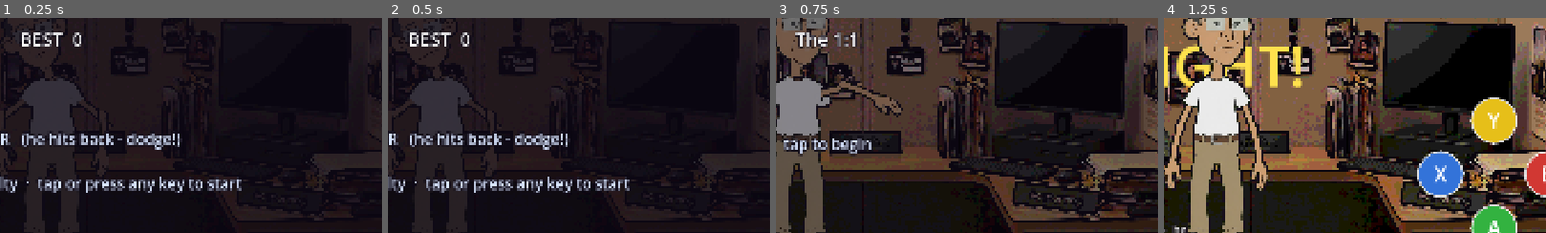
Above: before the commit, frames 1-4 (left to right).
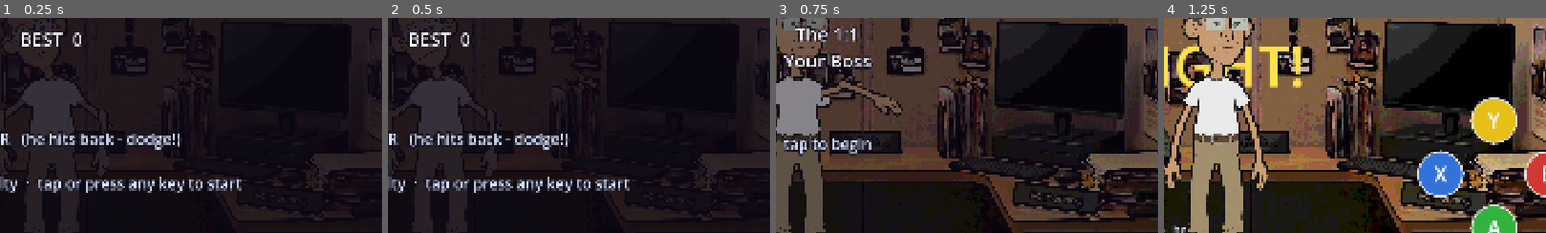
Above: after the commit, the same moments.

Repository: StaraxcreamTM/punch-my-boss-jun-14-2026
Game: Godot game, scene res://scenes/main.tscn
Two runs of this game, one before a commit and one after it. Both use one fixed random seed, a clock stepped at 60 frames per second and the inputs below.
Inputs (mouse positions are % of the whole screen's width and height, from its top left):
- Up to frame 1 (0.25 s): no input
- Up to frame 2 (0.5 s): no input
- Up to frame 3 (0.75 s): tap Enter at 0.5 s; move the mouse to (72, 45) at 0.52 s; hold Right from 0.53 s (still down); tap B at 0.6 s; click (72, 45) at 0.67 s
- Up to frame 4 (1.25 s): keep holding Right; tap Space at 0.77 s
The pictures show only the part of the screen within x 43-93%, y 39-89%; the shares and areas given below are measured in that part.

Frames 1-2 are identical in both runs. In frame 3, 1.7% of the frame differs, in the area x 2-25%, y 3-24%; in frame 4, nothing differs.

Commit message:
v0.30: haptics, opponent roster, lifetime stats, build-size fix
Sellability quick wins from MAKE-IT-SELLABLE.md, chosen for value-per-hour.

Haptics - the doc calls this the biggest feel gap on mobile, since on a phone
the buzz is half of what sells a punch. Light on chip damage, stronger on
crits, strongest when the player takes one. No-op off mobile, and toggleable.

Opponent roster - a boss is now a name + look + timing profile, so seven
distinct opponents are content rather than engineering. This is the cutout rig
and look-layer architecture paying off. Levels without a roster entry use YOUR
boss: the player's own look is tracked separately from the on-screen opponent
so a roster fight never overwrites their customisation.

Lifetime stats - punches, damage, K.O.s, times fired, best combo, surfaced on
the title screen. Fixed a bug found while verifying: stat_punches was only
incremented on the click path, so button and keyboard punches went uncounted
entirely and the title would read "0 punches thrown" for button players.

Build size - .gdignore in assets/boss2/raw/ keeps 2.7MB of source art in git
but out of both import and export.

Also corrects the v0.25 changelog claim that the music leak was fixed. Measured
across repeated runs: --quit-after leaks every time, explicit release before
quit is clean every time. _exit_tree/NOTIFICATION_EXIT_TREE don't run early
enough on the engine's --quit-after path. A real window close does fire
WM_CLOSE_REQUEST before teardown so shipped builds are fine, but the earlier
"clean exit now" claim was based on a --shots run and was wrong in general.

Co-Authored-By: Claude Opus 4.8 (1M context) <noreply@anthropic.com>

Diff:
--- a/game/scripts/main.gd
+++ b/game/scripts/main.gd
@@ -109,6 +109,13 @@
 # --- arcade scoring --------------------------------------------------------
 var score: int = 0
 var best_score: int = 0
+# Lifetime stats. Cheap to keep and they feed the stress-relief fantasy
+# directly - "you have thrown 4,812 punches at this man" is the payoff.
+var stat_punches: int = 0
+var stat_damage: int = 0
+var stat_kos: int = 0
+var stat_fired: int = 0
+var stat_best_combo: int = 0
 var _score_shown: float = 0.0     # eased toward `score` so the readout rolls up
 # Gate on how fast punches can be thrown. Without it, mashing (or an
 # autoclicker) farmed unlimited combo and made the guard/tell/dodge loop
@@ -140,6 +147,16 @@
 var _music_player: AudioStreamPlayer
 var _music_btn: Button
 var music_on: bool = true
+# Haptics. MAKE-IT-SELLABLE calls this the single biggest feel gap on mobile:
+# on a phone the buzz is half of what sells a punch. No-op on desktop, so it
+# costs nothing to leave on.
+var haptics_on: bool = true
+
+func _buzz(ms: int) -> void:
+	if not haptics_on:
+		return
+	if OS.get_name() in ["Android", "iOS"]:
+		Input.vibrate_handheld(ms)
 
 # --- juice / game-feel ---
 var _shake_time: float = 0.0
@@ -233,6 +250,38 @@
 	3: [0, 1, 2, 4, 6],
 	4: [1, 2, 3, 4, 5, 6],
 }
+
+# Opponent roster. A boss is a name + a look + a timing profile - the cutout
+# rig and the look layers mean this is content, not engineering. Levels without
+# a "look" use YOUR boss, i.e. whatever the player customised, so the
+# customisation stays meaningful instead of being overwritten.
+const ROSTER := {
+	2: {"who": "Deborah, Regional", "skin": 1, "hair": 2, "moustache": 0},
+	3: {"who": "Alan from Finance", "skin": 3, "hair": 1, "moustache": 1},
+	5: {"who": "The Facilitator", "skin": 2, "hair": 3, "moustache": 2},
+	6: {"who": "Priya, Head of Pods", "skin": 4, "hair": 2, "moustache": 0},
+	7: {"who": "Gareth, Offsite Lead", "skin": 1, "hair": 1, "moustache": 2},
+	8: {"who": "The Fleet Manager", "skin": 5, "hair": 3, "moustache": 1},
+	9: {"who": "Chief Vision Officer", "skin": 2, "hair": 2, "moustache": 2},
+}
+
+# Swap in this level's opponent. Levels absent from ROSTER restore the player's
+# own saved look - those are the fights against YOUR boss.
+func _apply_opponent() -> void:
+	var r: Dictionary = ROSTER.get(level, {})
+	if r.is_empty():
+		look_skin = _own_skin
+		look_hair = _own_hair
+		look_moustache = _own_moustache
+	else:
+		look_skin = int(r.get("skin", 0))
+		look_hair = int(r.get("hair", 0))
+		look_moustache = int(r.get("moustache", 0))
+	_apply_look_no_save()
+
+func opponent_name() -> String:
+	var r: Dictionary = ROSTER.get(level, {})
+	return String(r.get("who", "Your Boss"))
 
 func _attack_set() -> Array:
 	return LEVEL_ATTACKS.get(level, [0, 1, 2])
@@ -648,6 +697,7 @@
 		_throw_whiff(pos, side_left)
 		return
 	punches += 1
+	stat_punches += 1
 	_throw_fist(pos, side_left, head_rect.has_point(pos))
 
 func _throw_whiff(pos: Vector2, side_left: bool) -> void:
@@ -691,6 +741,7 @@
 		return
 	_punch_cd = PUNCH_COOLDOWN
 	punches += 1
+	stat_punches += 1
 	# Aim at the head or the torso cutout, biased to the struck side.
 	var r := _part_global_rect(head if is_head else torso_spr)
 	var fx := 0.30 if side_left else 0.70
@@ -807,6 +858,7 @@
 	_spawn_text(text_pos, POW_WORDS[randi() % POW_WORDS.size()], 84, Color(1, 0.86, 0.16))
 	_spawn_stars(impact, 5)
 	_hitstop(0.05)
+	_buzz(18)
 	_apply_damage(impact, float(randi_range(3, 6)), false)
 
 func _crit(impact: Vector2, text_pos: Vector2) -> void:
@@ -824,6 +876,7 @@
 	_spawn_stars(impact, 14)
 	_spawn_sweat(impact)
 	_hitstop(0.11)
+	_buzz(45)
 	_apply_damage(impact, float(randi_range(9, 14)), true)
 	# The opening is spent — the boss recovers to guard.
 	if _state == BossState.VULNERABLE:
@@ -846,6 +899,8 @@
 	var combo_mul := 1.0 + minf(float(combo) * 0.14, 3.0)
 	var dmg := maxf(1.0, roundf(base * combo_mul * (1.35 if frenzy > 0.0 else 1.0)))
 	_set_hp(hp - dmg)
+	stat_damage += int(dmg)
+	stat_best_combo = maxi(stat_best_combo, combo)
 	_spawn_text(impact + Vector2(randf_range(-20.0, 20.0), -50.0), str(int(dmg)),
 		64 if crit else 44, Color(1, 0.32, 0.21) if crit else Color(1, 1, 1))
 	# Score: damage scaled by the multiplier, bonus for criticals and frenzy.
@@ -1014,6 +1069,7 @@
 		_hit_player()
 
 func _hit_player() -> void:
+	_buzz(80)
 	player_hp = maxf(0.0, player_hp - _level_cfg().get("dmg", 10.0))
 	_flash_screen(0.42)
 	_shake(30.0, 0.4)
@@ -1054,6 +1110,7 @@
 	if _koing:
 		return
 	_koing = true
+	stat_fired += 1
 	best_score = maxi(best_score, score)
 	_save_prefs()
 	_say(_line("down", Dia.PLAYER_DOWN))
@@ -1166,6 +1223,8 @@
 	# Hand the body transform back to the rig now the cutscene is done.
 	if rig_anim != null:
 		rig_anim.own_body = true
+	stat_kos += 1
+	_save_prefs()
 	_koing = false
 	if _shot_mode:
 		# Keep the filmstrip demo fighting instead of parking on a screen.
@@ -1690,21 +1749,36 @@
 	if cfg.load(SAVE_PATH) != OK:
 		return
 	best_score = int(cfg.get_value("score", "best", 0))
+	stat_punches = int(cfg.get_value("stats", "punches", 0))
+	stat_damage = int(cfg.get_value("stats", "damage", 0))
+	stat_kos = int(cfg.get_value("stats", "kos", 0))
+	stat_fired = int(cfg.get_value("stats", "fired", 0))
+	stat_best_combo = int(cfg.get_value("stats", "best_combo", 0))
+	haptics_on = bool(cfg.get_value("settings", "haptics", true))
 	music_on = bool(cfg.get_value("settings", "music", true))
 	difficulty = int(cfg.get_value("settings", "difficulty", Difficulty.BRAWLER))
 	look_skin = int(cfg.get_value("look", "skin", 0))
 	look_hair = int(cfg.get_value("look", "hair", 0))
 	look_moustache = int(cfg.get_value("look", "moustache", 0))
+	_own_skin = look_skin
+	_own_hair = look_hair
+	_own_moustache = look_moustache
 	portrait = bool(cfg.get_value("settings", "portrait", false))
 
 func _save_prefs() -> void:
 	var cfg := ConfigFile.new()
 	cfg.set_value("score", "best", best_score)
+	cfg.set_value("stats", "punches", stat_punches)
+	cfg.set_value("stats", "damage", stat_damage)
+	cfg.set_value("stats", "kos", stat_kos)
+	cfg.set_value("stats", "fired", stat_fired)
+	cfg.set_value("stats", "best_combo", stat_best_combo)
+	cfg.set_value("settings", "haptics", haptics_on)
 	cfg.set_value("settings", "music", music_on)
 	cfg.set_value("settings", "difficulty", difficulty)
-	cfg.set_value("look", "skin", look_skin)
-	cfg.set_value("look", "hair", look_hair)
-	cfg.set_value("look", "moustache", look_moustache)
+	cfg.set_value("look", "skin", _own_skin)
+	cfg.set_value("look", "hair", _own_hair)
+	cfg.set_value("look", "moustache", _own_moustache)
 	cfg.set_value("settings", "portrait", portrait)
 	cfg.save(SAVE_PATH)
 
@@ -1771,6 +1845,10 @@
 	_screen_title.offset_top = 140.0
 	_screen_title.offset_bottom = 420.0
 	_screen_sub.text = "BEST  %d" % best_score
+	if stat_punches > 0 or stat_damage > 0:
+		_screen_sub.text += "
+%d punches thrown   ·   %d damage   ·   %d K.O.s" % [
+			stat_punches, stat_damage, stat_kos]
 	_screen_hint.text = "%s\n\n1 / 2 / 3 pick difficulty  ·  tap or press any key to start" % _difficulty_name()
 	if rig_anim != null:
 		rig_anim.taunt()
@@ -1799,10 +1877,12 @@
 	_screen.visible = true
 	_screen_dim.color = Color(0.05, 0.03, 0.08, 0.45)
 	var cfg := _level_cfg()
+	_apply_opponent()
 	_screen_title.text = "LEVEL %d" % level
 	_screen_title.offset_top = 150.0
 	_screen_title.offset_bottom = 300.0
-	_screen_sub.text = String(cfg.get("name", ""))
+	_screen_sub.text = "%s
+%s" % [String(cfg.get("name", "")), opponent_name()]
 	_screen_hint.text = "tap to begin"
 	var pre: Array = Dia.PREFIGHT.get(level, [])
 	if pre.is_empty():
@@ -1911,7 +1991,20 @@
 	_hair_spr.visible = false
 	_moustache_spr.visible = false
 
+# The player's own saved look, kept separate from whatever opponent is on
+# screen so a roster fight never overwrites their customisation.
+var _own_skin: int = 0
+var _own_hair: int = 0
+var _own_moustache: int = 0
+
 func apply_look() -> void:
+	_own_skin = look_skin
+	_own_hair = look_hair
+	_own_moustache = look_moustache
+	_apply_look_no_save()
+	_save_prefs()
+
+func _apply_look_no_save() -> void:
 	# Skin: only the pieces that actually show skin get the recolour path
 	# switched on, so the shirt and trousers can never be caught by it.
 	var tone: Color = SKIN_TONES[posmod(look_skin, SKIN_TONES.size())]
@@ -1926,7 +2019,6 @@
 		m.set_shader_parameter("skin_target", Vector3(tone.r, tone.g, tone.b))
 	_set_accessory(_hair_spr, HAIR_OPTS[posmod(look_hair, HAIR_OPTS.size())])
 	_set_accessory(_moustache_spr, MOUSTACHE_OPTS[posmod(look_moustache, MOUSTACHE_OPTS.size())])
-	_save_prefs()
 
 func _set_accessory(spr: Sprite2D, name: String) -> void:
 	if spr == null:
Not shown, added: game/assets/boss2/raw/.gdignore
Not shown, removed: game/assets/boss2/raw/0e9780e2-grok_image_1784300782849.jpg.import
Not shown, removed: game/assets/boss2/raw/1dc40ca2-grok_image_1784300416727.jpg.import
Not shown, removed: game/assets/boss2/raw/2b345113-grok_image_1784300450357.jpg.import
Not shown, removed: game/assets/boss2/raw/2e3770a5-grok_image_1784300435128.jpg.import
Not shown, removed: game/assets/boss2/raw/35e7581b-grok_image_1784300441110.jpg.import
Not shown, removed: game/assets/boss2/raw/3df1a6ea-grok_image_1784300603540.jpg.import
Not shown, removed: game/assets/boss2/raw/465d6228-grok_image_1784300414782.jpg.import
Not shown, removed: game/assets/boss2/raw/4691ff50-grok_image_1784300826850.jpg.import
Not shown, removed: game/assets/boss2/raw/50aba65e-grok_image_1784300438728.jpg.import
Not shown, removed: game/assets/boss2/raw/63220e52-grok_image_1784300550525.jpg.import
Not shown, removed: game/assets/boss2/raw/7a57ed4f-grok_image_1784300420868.jpg.import
(and 9 more such lines)
